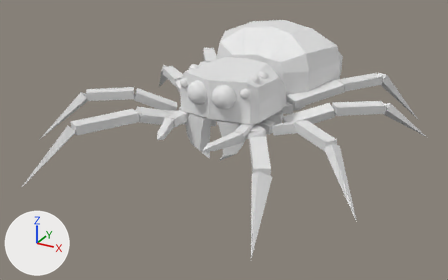
A saved change to the glTF model glb_imports/JumpingSpider.glb.
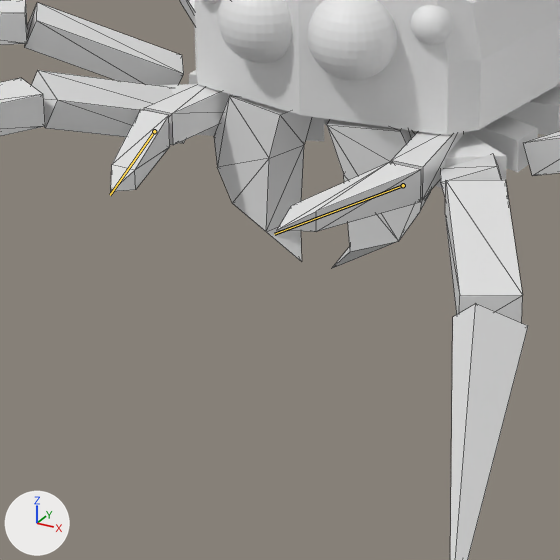
There are two pictures of each version: one whole from a camera (50 mm lens) standing at (6.15, -12.03, 5.2) and looking at (-0.04, -0.78, -0.43), one close up on the part from 28% to 63% of the width and 31% to 86% of the height. The lights are fixed; the arrows at lower left show +X, +Y and +Z. The older version's two pictures come first. Both versions are drawn at frame 0 of the action 'idle'; the numbers are the values there. The bones that change are drawn over the model as lines in the close-ups. The close-ups show mesh edges as thin lines.

Names of what the first close-up shows: 'Cephalothorax', 'FangLeft', 'FangRight', 'MiddleFrontRightLeg.000', 'PedipalpLeft.000', 'PedipalpLeft.001', 'PedipalpRight.000', 'PedipalpRight.001', 'VeryFrontLeftLeg.001', 'VeryFrontLeftLeg.002', 'VeryFrontRightLeg.000', 'VeryFrontRightLeg.001' and 4 more.
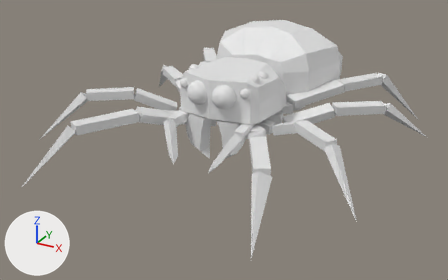
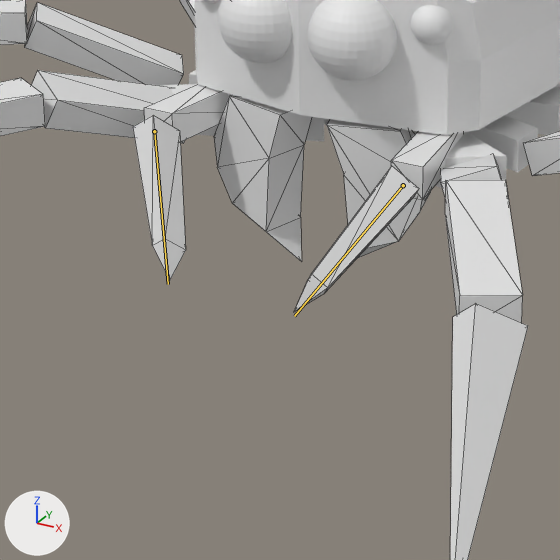
Edits to the scene script, one JSON object a line:
```json
{"block": "bone_pedipalpbone_016_l", "where": "bone_pedipalpbone_016_l = bpy.data.objects['Armature'].pose.bones['PedipalpBone.016.L']  # child of 'PedipalpBone.015.L'"}
{"op": "set", "path": "bone_pedipalpbone_016_l.rotation_quaternion", "old": "(1.0, 0.0, 0.0, 0.0)", "new": "(0.843, 0.318, 0.341, 0.268)", "note": "degrees (0, 0, 0) -> degrees (52, 24, 47)"}
{"block": "bone_pedipalpbone_016_r", "where": "bone_pedipalpbone_016_r = bpy.data.objects['Armature'].pose.bones['PedipalpBone.016.R']  # child of 'PedipalpBone.015.R'"}
{"op": "set", "path": "bone_pedipalpbone_016_r.rotation_quaternion", "old": "(1.0, 0.0, 0.0, 0.0)", "new": "(0.843, 0.318, -0.341, -0.268)", "note": "degrees (0, 0, 0) -> degrees (52, -24, -47)"}
```

Boxes [x1, y1, x2, y2] around the edits, measured in the close-ups (560 x 560 px):
```json
{"object": "PedipalpLeft.001", "change": "posed", "before": [277, 162, 421, 232], "after": [294, 166, 419, 312], "on screen": "13% narrower, 107% taller"}
{"object": "PedipalpRight.001", "change": "posed", "before": [111, 109, 170, 192], "after": [133, 115, 186, 280], "on screen": "10% narrower, 98% taller"}
{"bone": "PedipalpBone.016.L", "before": "(403, 185) to (274, 234)", "after": "(403, 185) to (294, 316)"}
{"bone": "PedipalpBone.016.R", "before": "(154, 131) to (110, 195)", "after": "(154, 131) to (168, 284)"}
```
